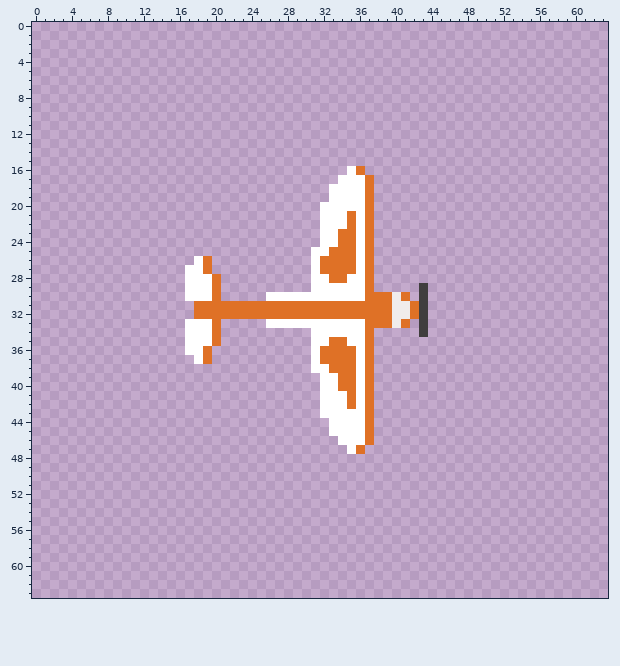
Two states of a pixel-art sprite, assets/plane1.png. This is how it looked before the edit.
The file is 64x64 pixels.
Once edited:
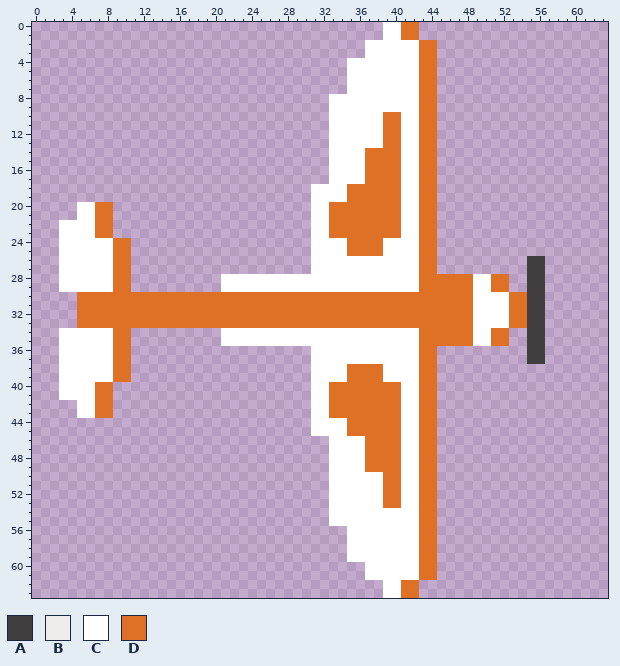
Palette (. is transparent): A #403e3e  B #f0eceb  C #ffffff  D #df7126
Change:
Changed rows in their new state; - is an unchanged pixel.
first column x 3:
 0 ------------------------------------CCDD--------------
 1 ------------------------------------CCDD--------------
 2 ----------------------------------CCCCCCDD------------
 3 ----------------------------------CCCCCCDD------------
 4 --------------------------------CCCCCCCCDD------------
 5 --------------------------------CCCCCCCCDD------------
 6 --------------------------------CCCCCCCCDD------------
 7 --------------------------------CCCCCCCCDD------------
 8 ------------------------------CCCCCCCCCCDD------------
 9 ------------------------------CCCCCCCCCCDD------------
10 ------------------------------CCCCCCDDCCDD------------
11 ------------------------------CCCCCCDDCCDD------------
12 ------------------------------CCCCCCDDCCDD------------
13 ------------------------------CCCCCCDDCCDD------------
14 ------------------------------CCCCDDDDCCDD------------
15 ------------------------------CCCCDDDDCCDD------------
16 ------------------------------CC-CDDDDCCDD------------
17 ------------------------------C----DDDCCDD------------
18 ----------------------------CC--DD-DDDCCDD------------
19 ----------------------------CC--DD-DDDCCDD------------
20 --CCDD----------------------C-DDDD-DDDCCDD------------
21 --CCDD----------------------C-DD-D-DDDCCDD------------
22 CCCCDD----------------------C-DD-D-DDDCCDD------------
23 CCCCDD----------------------C-D--D-DDDCCDD------------
24 CCCCCCDD--------------------C--C-D-DCCCCDD------------
25 CCCCCCDD----------------------CC-D-DCCCCDD------------
26 CCCCCCDD-------..------------CCCC-CCCCCCDD----------AA
27 CCCCCCDD------...------------CCCC-CCCCCCDD----------AA
28 CCCCCCDD------....CCCCCCCCCC--CC--CCCCCCDDDDDDCCDD--AA
29 CCCCCCDD------....CCCCCCCCCC------CCCCCCDDDDDDCCDD--AA
30 --DDDDDDDDDDDDDDD-DDDDDDDDDDDDDDDD---D-DDDDDDDCCCCDDAA
31 --DDDDDDDDDDDDD----------------------DD-DDDDDDCCCCDDAA
32 --DDDDDDDDDDDDD----------------------DD-DDDDDDCCCCDDAA
33 --DDDDDDDDDDDDDDD-DDDDDDDDDDDDDDDD---D-DDDDDDDCCCCDDAA
34 CCCCCCDD------....CCCCCCCCCC------CCCCCCDDDDDDCCDD--AA
35 CCCCCCDD------....CCCCCCCCCC--CC--CCCCCCDDDDDDCCDD--AA
36 CCCCCCDD------...------------CCCC-CCCCCCDD----------AA
37 CCCCCCDD-------..------------CCCC-CCCCCCDD----------AA
38 CCCCCCDD----------------------CC-D-DCCCCDD------------
39 CCCCCCDD--------------------C--C-D-DCCCCDD------------
40 CCCCDD----------------------C-D--D-DDDCCDD------------
41 CCCCDD----------------------C-DD-D-DDDCCDD------------
42 --CCDD----------------------C-DD-D-DDDCCDD------------
43 --CCDD----------------------C-DDDD-DDDCCDD------------
44 ----------------------------CC--DD-DDDCCDD------------
45 ----------------------------CC--DD-DDDCCDD------------
46 ------------------------------C----DDDCCDD------------
47 ------------------------------CC-CDDDDCCDD------------
48 ------------------------------CCCCDDDDCCDD------------
49 ------------------------------CCCCDDDDCCDD------------
50 ------------------------------CCCCCCDDCCDD------------
51 ------------------------------CCCCCCDDCCDD------------
52 ------------------------------CCCCCCDDCCDD------------
53 ------------------------------CCCCCCDDCCDD------------
54 ------------------------------CCCCCCCCCCDD------------
55 ------------------------------CCCCCCCCCCDD------------
56 --------------------------------CCCCCCCCDD------------
57 --------------------------------CCCCCCCCDD------------
58 --------------------------------CCCCCCCCDD------------
59 --------------------------------CCCCCCCCDD------------
60 ----------------------------------CCCCCCDD------------
61 ----------------------------------CCCCCCDD------------
62 ------------------------------------CCDD--------------
63 ------------------------------------CCDD--------------
